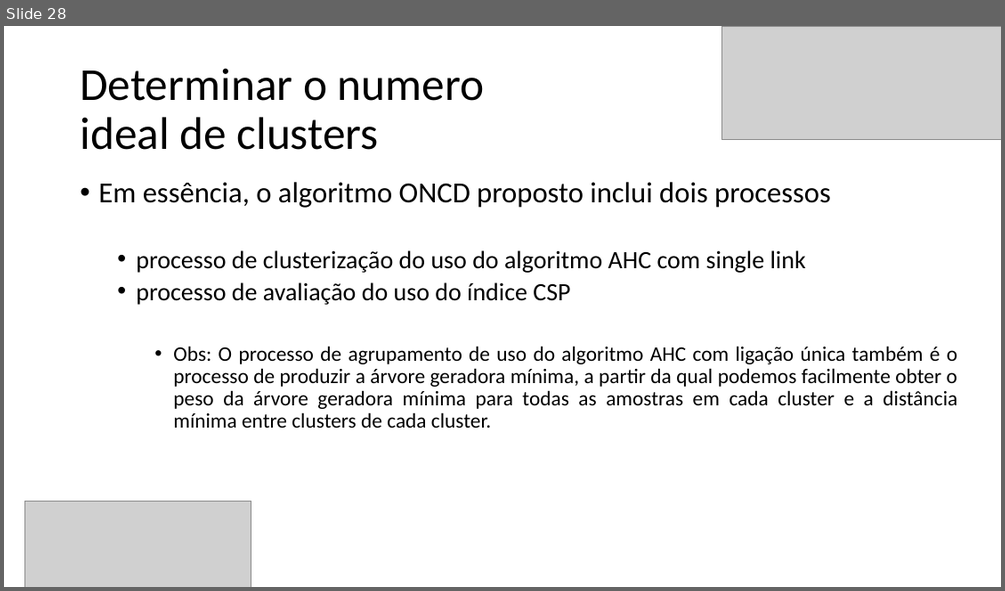
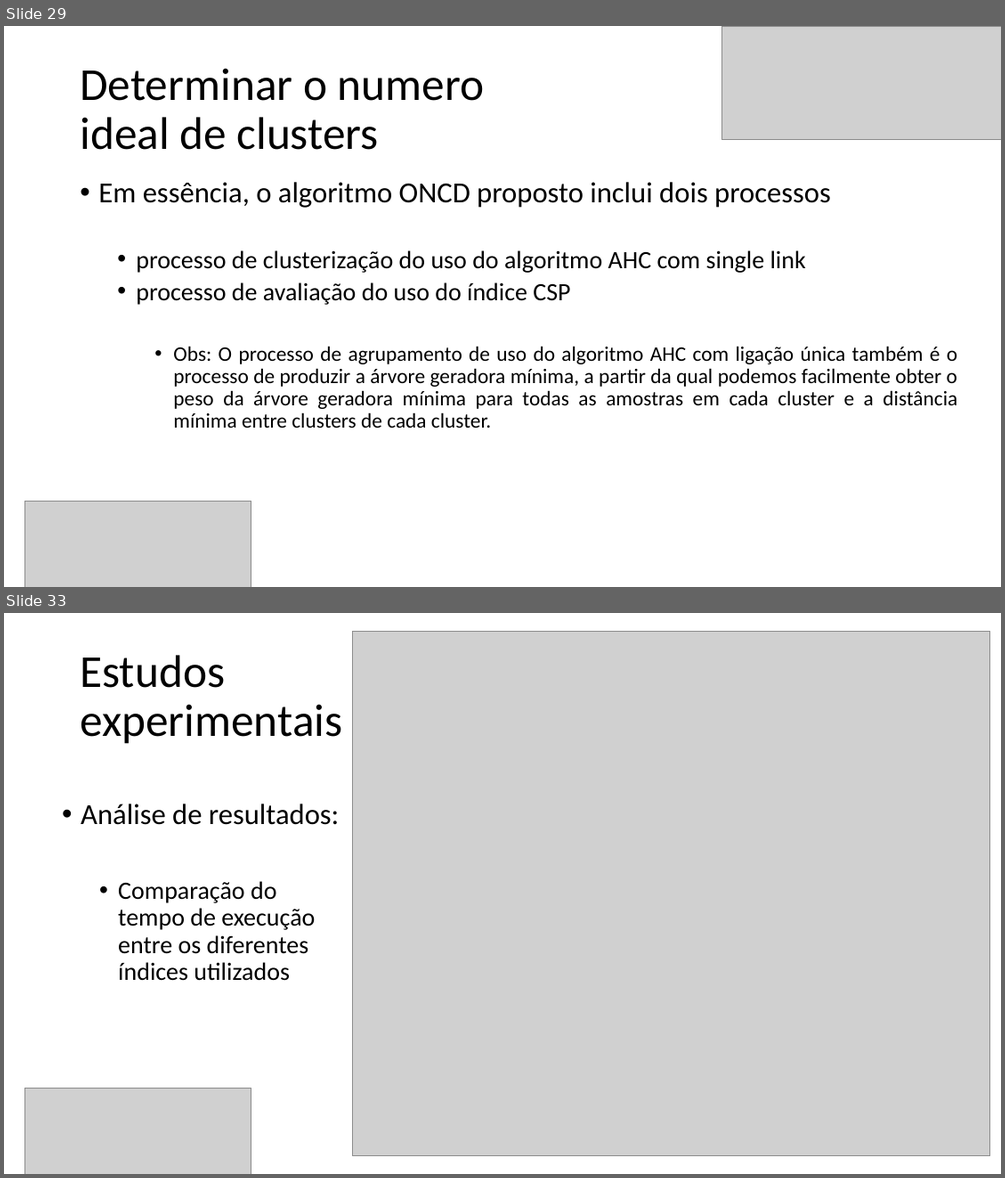
Before and after one commit to Marcio-Salmazo/PRT_Agrupamento, a slide deck: Seminario/optimal clusters - SLIDES.pptx. Shown one above the other, each under a label of ours: slide 28 before the commit, slides 29 and 33 after it; the slides between them are not shown. The pictures are 1005x591 and 1005x1178 pixels, drawn with LibreOffice and Linux fonts; fonts in the diff are those of the drawing; grey boxes stand for pictures. Boxes give left, top, right and bottom in pixels: in the first picture for what was removed or moved away, otherwise in the second. Text is boxed around its words. In the diff, an @@ line names an element or a change of style, - is before the commit and + after.

```diff
--- a/Seminario/optimal clusters - SLIDES.pptx
+++ b/Seminario/optimal clusters - SLIDES.pptx
@@ slide 33 added at (x1=4, y1=613, x2=1001, y2=1174), background #FFFFFF @@
@@ picture added at (x1=353, y1=631, x2=990, y2=1156) @@
@@ title added at (x1=80, y1=655, x2=342, y2=744), 44 pt, text #000000 @@
+Estudos experimentais
@@ text added at (x1=81, y1=803, x2=340, y2=981), 24 pt, text #000000 @@
+• Análise de resultados:
+  • Comparação do tempo de execução entre os diferentes índices utilizados
@@ picture added at (x1=25, y1=1088, x2=251, y2=1174) @@
@@ what was slide 28 is now slide 29 @@
```
Also in this commit, not shown: 1 slide changed, 8 other slides added, 1 slide removed.
